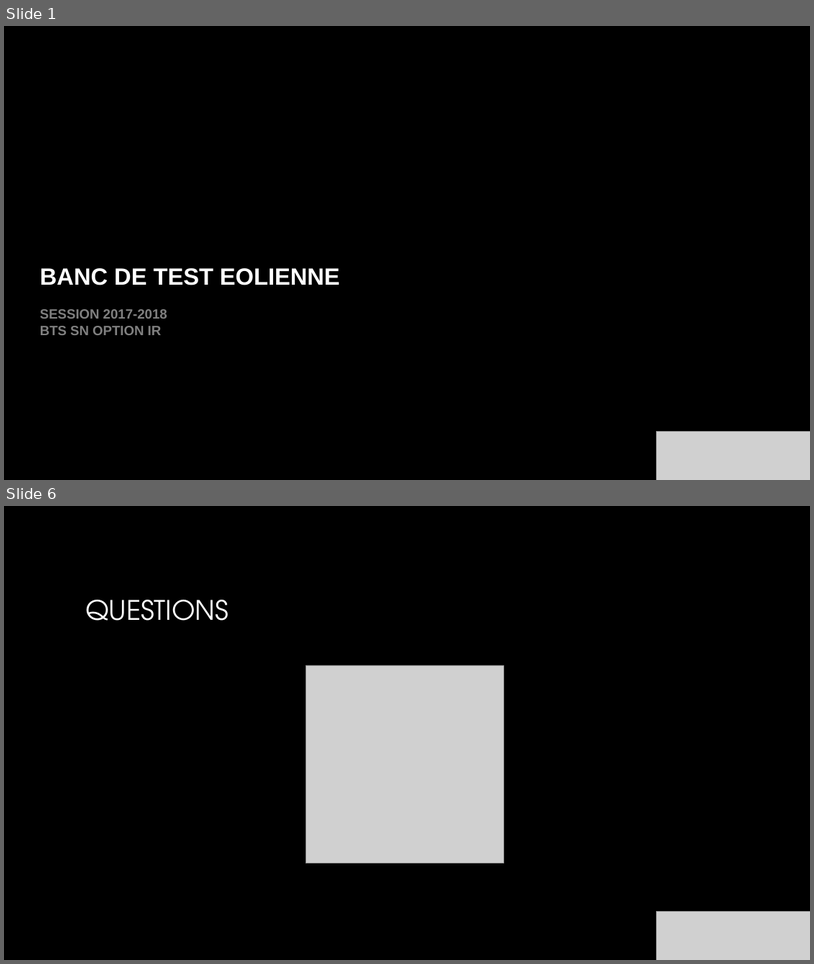
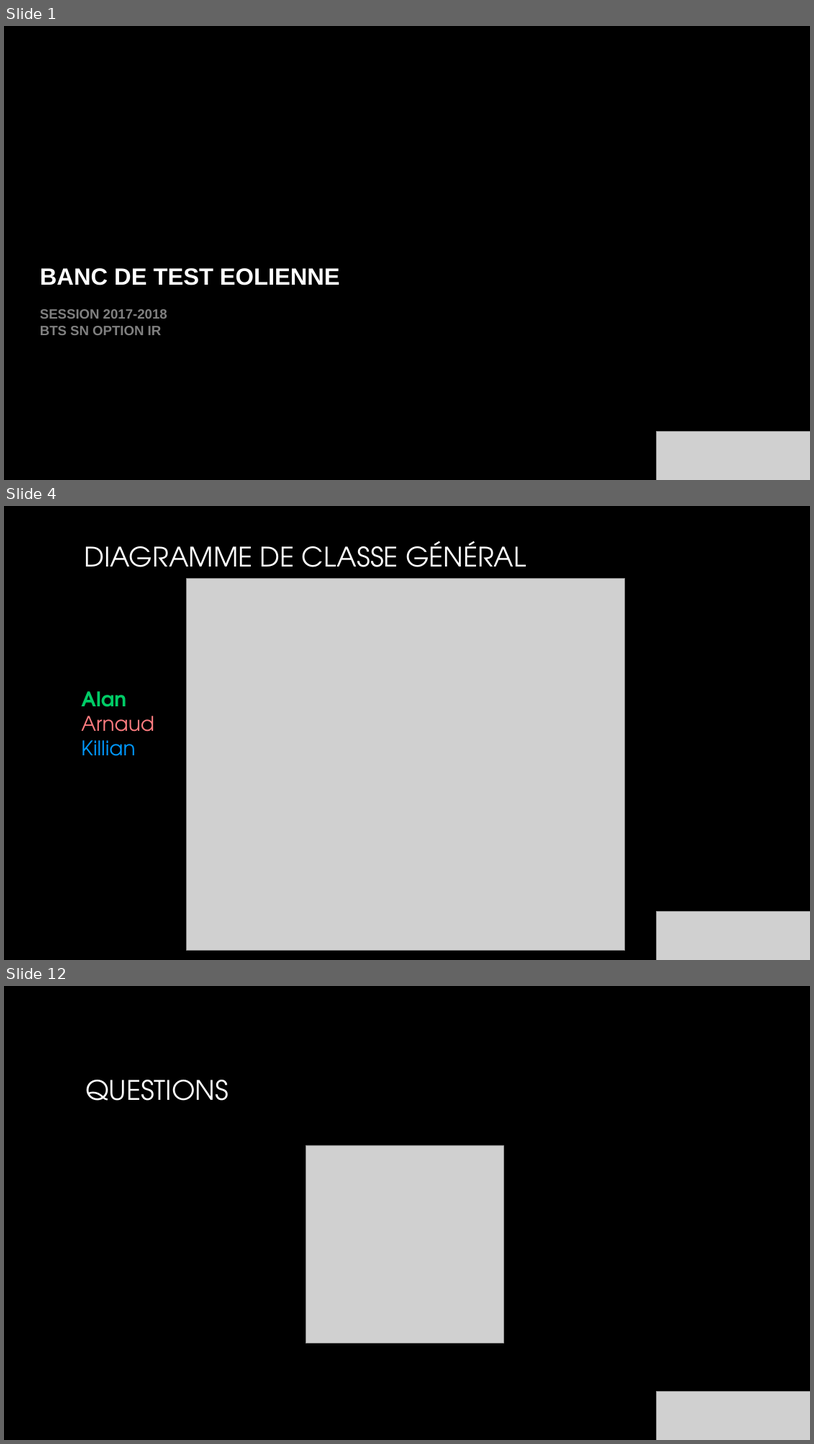
Before and after one commit to Izakun/banc_de_test_eolienne, a slide deck: 05_revue_de_projet/revues/revue_02/alan_carrer/diaporama.pptx. Shown one above the other, each under a label of ours: slides 1 and 6 before the commit, slides 1, 4 and 12 after it; the slides between them are not shown. The pictures are 814x964 and 814x1444 pixels, drawn with LibreOffice and Linux fonts; fonts in the diff are those of the drawing; grey boxes stand for pictures; background and template pictures are left out. Boxes give left, top, right and bottom in pixels: in the first picture for what was removed or moved away, otherwise in the second. Text is boxed around its words. In the diff, an @@ line names an element or a change of style, - is before the commit and + after.

```diff
--- a/05_revue_de_projet/revues/revue_02/alan_carrer/diaporama.pptx
+++ b/05_revue_de_projet/revues/revue_02/alan_carrer/diaporama.pptx
@@ slide 4 added at [4, 506, 810, 960], background picture (left out) @@
@@ title added at [85, 541, 527, 579], 32 pt, text gradient #FFFFFF to #A6A6A6 @@
+DIAGRAMME DE CLASSE GÉNÉRAL
@@ picture added at [187, 579, 625, 951] @@
@@ text added at [81, 691, 154, 756], 24 pt, text #0099FF @@
+Alan
+Arnaud
+Killian
@@ picture added at [657, 911, 810, 960] @@
@@ what was slide 6 is now slide 12 @@
```
Also in this commit, not shown: 9 other slides added, 4 slides removed, 1 other file.
